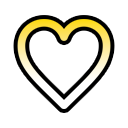
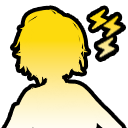
Layered file, before and after one edit (128 × 128). Changes by layer:
added group "Group 1" with 1 layers above "Icons" over 1, 5, 127, 128
added layer "Group 2" in group "Group 1" over 1, 5, 127, 128
hid group "Icons" (3 layers) over 17, 13, 111, 115
hid "Ebene 2" over 17, 19, 111, 109
